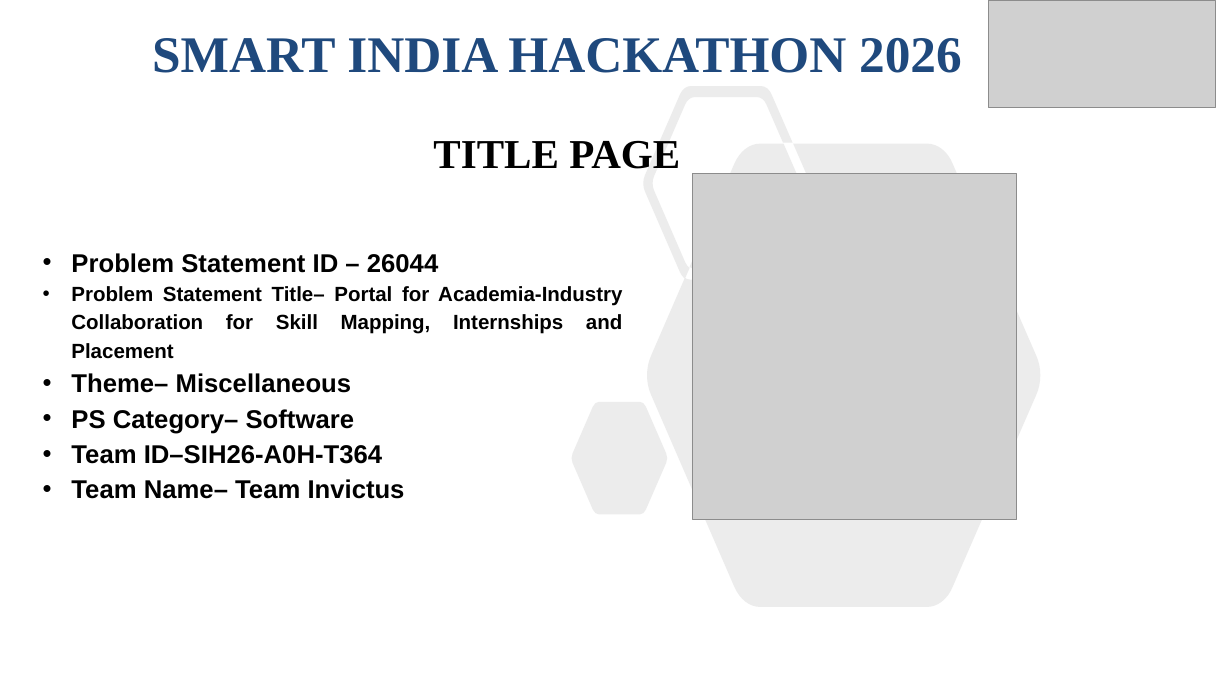
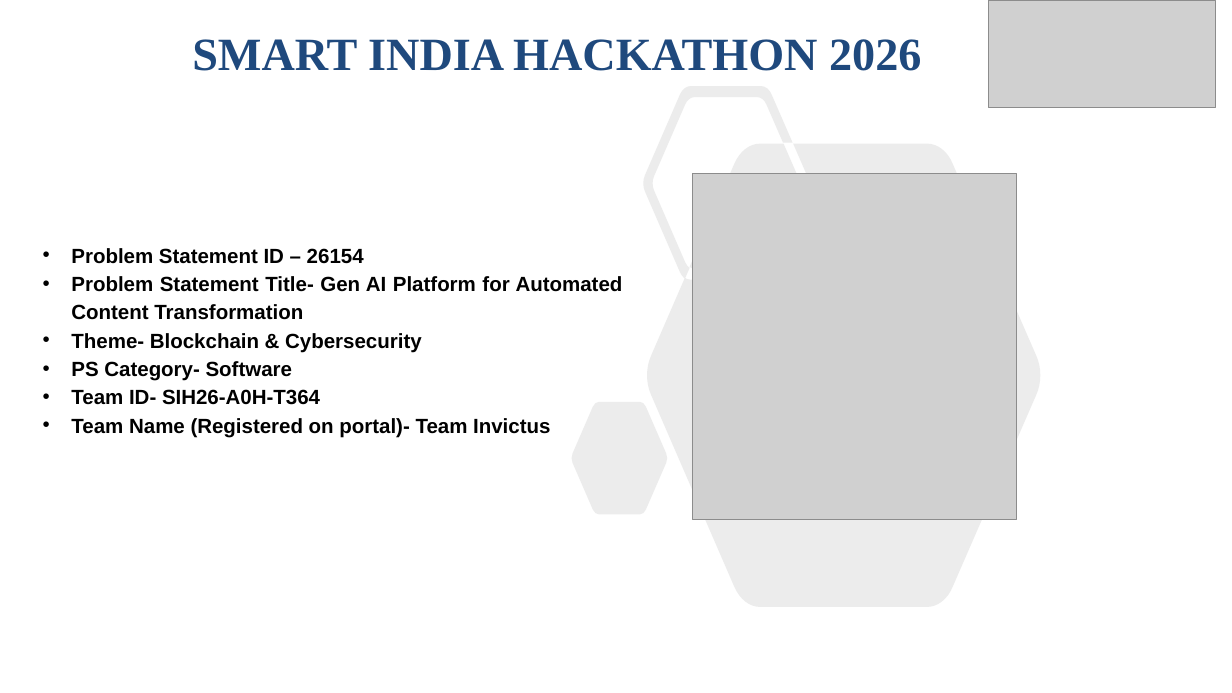
Before and after one commit to NehaD-2896/SIH26-A0H-T364, a slide deck: slide 1 of share/SIH26-A0H-T364_Presentation.pptx. Drawn at 1232x693 pixels with LibreOffice and Linux fonts; fonts in the diff are those of the drawing; grey boxes stand for pictures. Boxes give left, top, right and bottom in pixels: in the first picture for what was removed or moved away, otherwise in the second. Text is boxed around its words. In the diff, an @@ line names an element or a change of style, - is before the commit and + after.

```diff
--- a/share/SIH26-A0H-T364_Presentation.pptx
+++ b/share/SIH26-A0H-T364_Presentation.pptx
@@ title "SMART INDIA HACKATHON 2026" at [192,39,921,71]: size 40 to 36 pt @@
@@ subtitle removed at [433,140,680,169] @@
-TITLE PAGE
@@ text at [71,248,623,437]: text changed; size 20 to 16 pt @@
-• Problem Statement ID – 26044
-• Problem Statement Title– Portal for Academia-Industry Collaboration for Skill Mapping, Internships and Placement
-• Theme– Miscellaneous
-• PS Category– Software
-• Team ID–SIH26-A0H-T364
-• Team Name– Team Invictus
+• Problem Statement ID – 26154
+• Problem Statement Title- Gen AI Platform for Automated Content Transformation
+• Theme- Blockchain & Cybersecurity
+• PS Category- Software
+• Team ID- SIH26-A0H-T364
+• Team Name (Registered on portal)- Team Invictus
```
Also in this commit, not shown: 1 other slide changed, 4 slides added, 4 slides removed.
